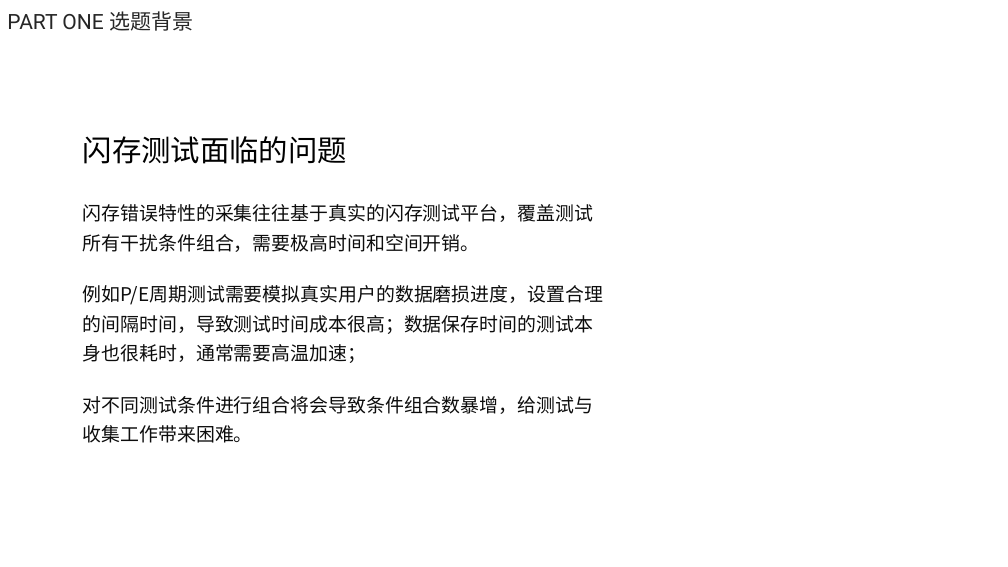
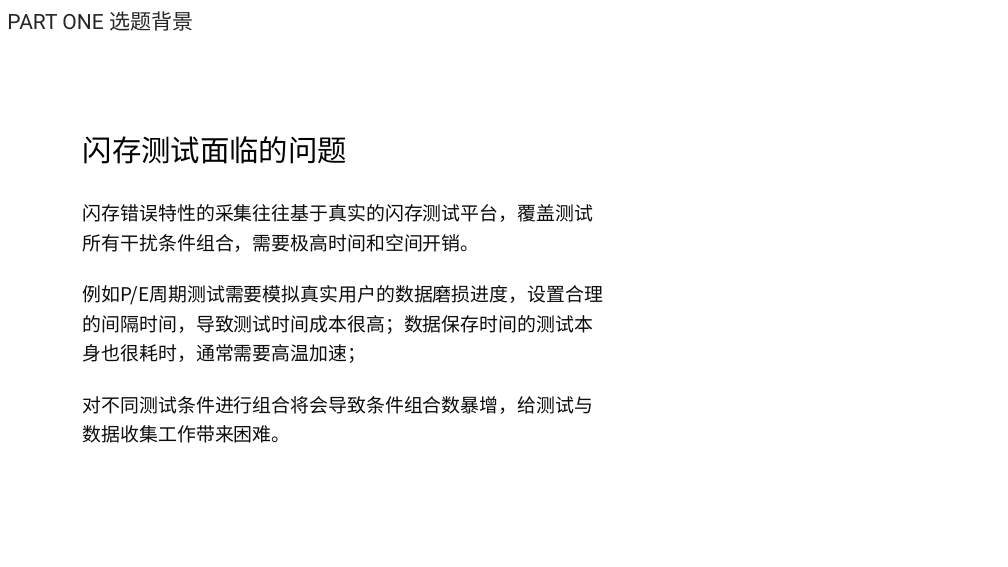
Before and after one commit to MSMsssss/NandFlash_GAN, a slide deck: slide 6 of doc/答辩PPT.pptx. Drawn at 1008x567 pixels with LibreOffice and Linux fonts; fonts in the diff are those of the drawing; background and template pictures are left out. Boxes give left, top, right and bottom in pixels: in the first picture for what was removed or moved away, otherwise in the second. Text is boxed around its words. In the diff, an @@ line names an element or a change of style, - is before the commit and + after.

```diff
--- a/doc/答辩PPT.pptx
+++ b/doc/答辩PPT.pptx
@@ text at box(83, 396, 593, 443): text changed @@
-对不同测试条件进行组合将会导致条件组合数暴增，给测试与收集工作带来困难。
+对不同测试条件进行组合将会导致条件组合数暴增，给测试与数据收集工作带来困难。
```
Also in this commit, not shown: 1 other slide changed, 3 slides added, 3 slides removed, 2 other files.
